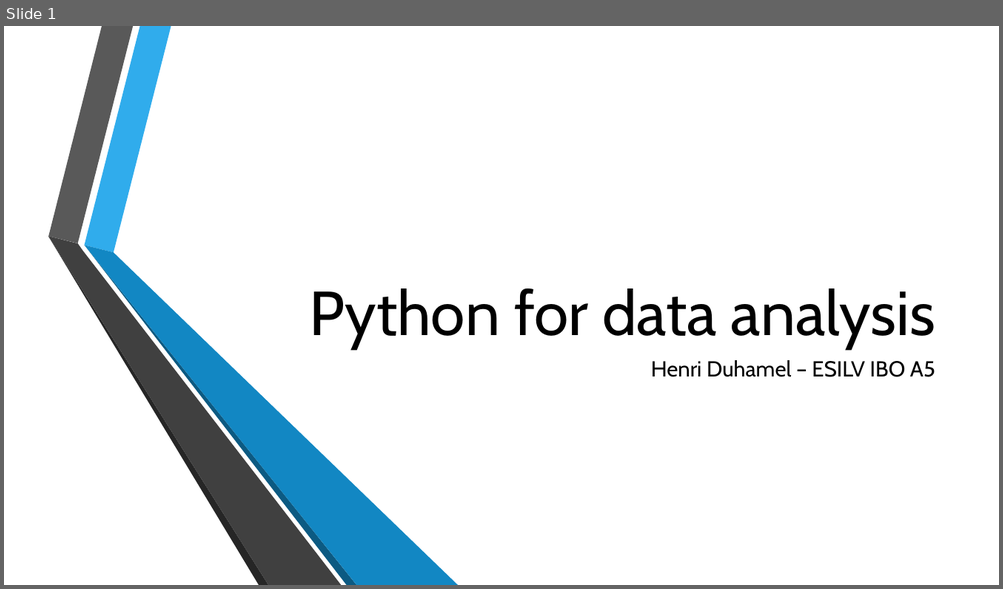
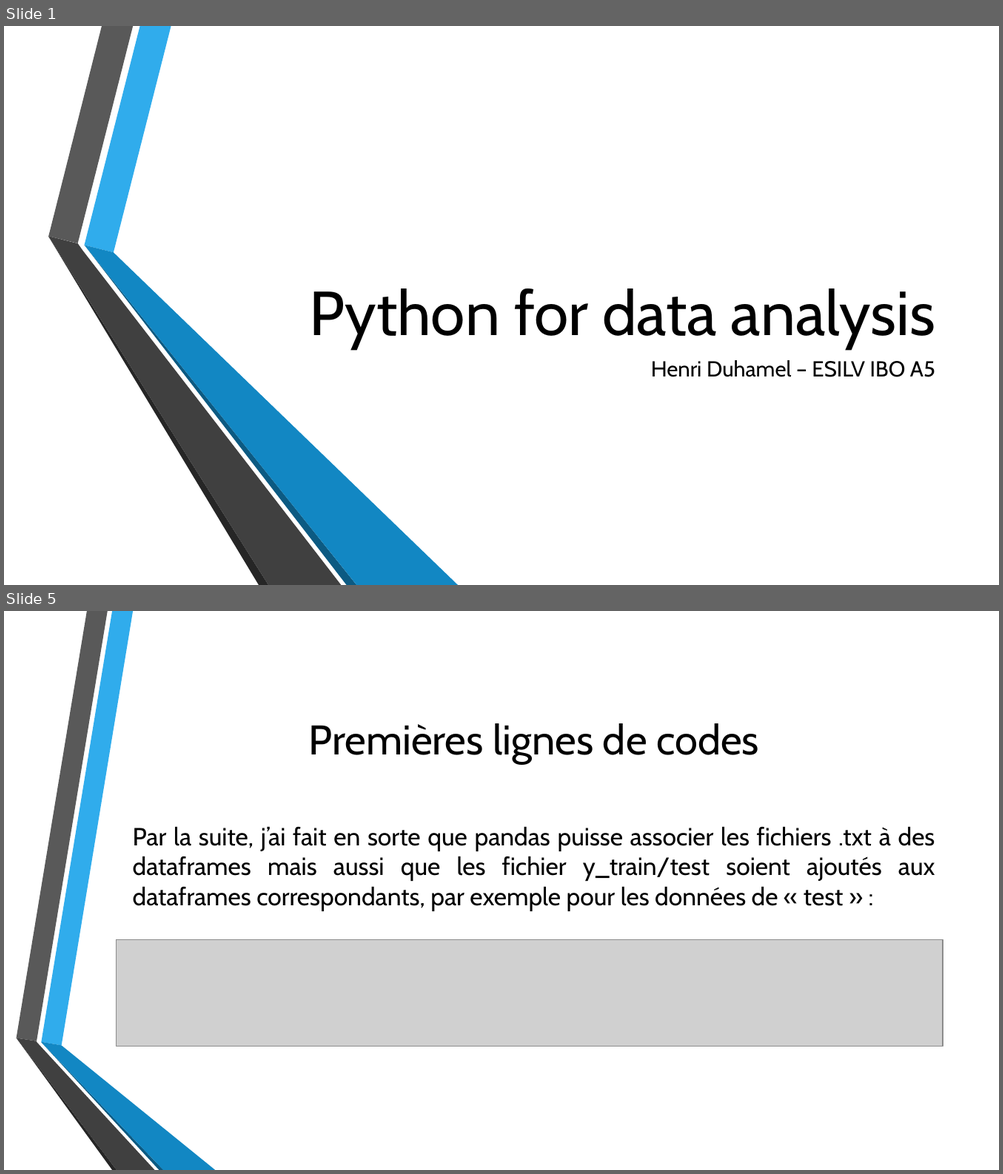
Before and after one commit to HenD-11/PythonForDataAnalysis, a slide deck: PPT_python4data.pptx. Shown one above the other, each under a label of ours: slide 1 before the commit, slides 1 and 5 after it; the slides between them are not shown. The pictures are 1003x589 and 1003x1174 pixels, drawn with LibreOffice and Linux fonts; fonts in the diff are those of the drawing; grey boxes stand for pictures; background and template pictures are left out. Boxes give left, top, right and bottom in pixels: in the first picture for what was removed or moved away, otherwise in the second. Text is boxed around its words. In the diff, an @@ line names an element or a change of style, - is before the commit and + after.

```diff
--- a/PPT_python4data.pptx
+++ b/PPT_python4data.pptx
@@ slide 5 added at box(4, 611, 999, 1170), background picture (left out) @@
@@ title added at box(309, 723, 759, 764), 40 pt, text #000000 @@
+Premières lignes de codes
@@ text added at box(133, 826, 935, 911), 24 pt, text #000000 @@
+Par la suite, j’ai fait en sorte que pandas puisse associer les fichiers .txt à des dataframes mais aussi que les fichier y_train/test soient ajoutés aux dataframes correspondants, par exemple pour les données de « test » :
@@ picture added at box(116, 940, 942, 1047) @@
@@ group added at box(16, 611, 215, 1170): 6 freeform shapes @@
```
Also in this commit, not shown: 1 slide changed, 3 other slides added, 1 other file.
